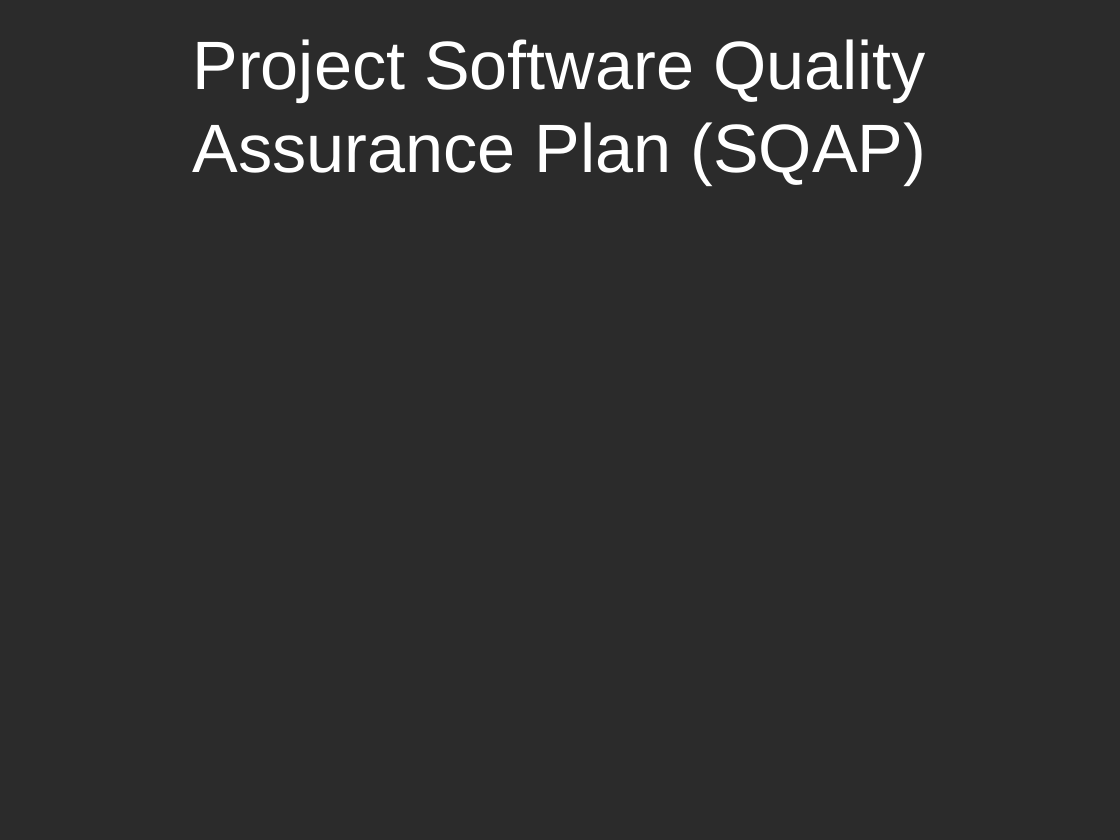
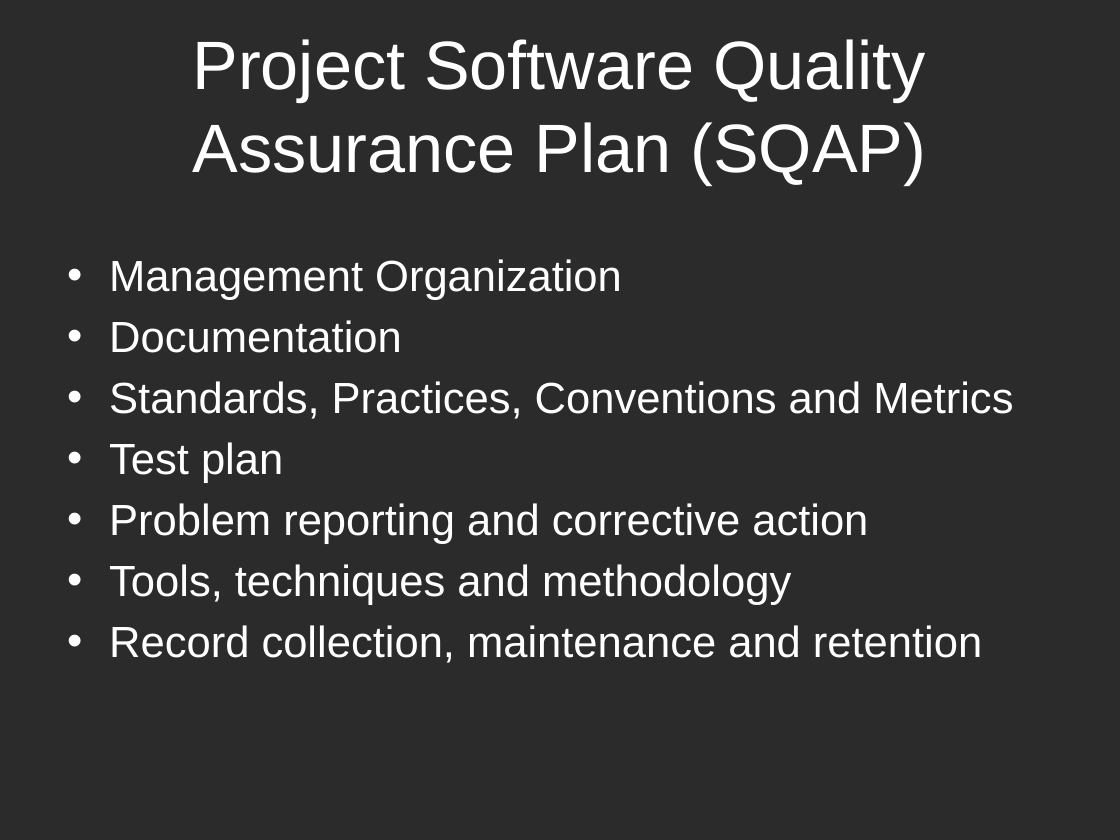
Before and after one commit to k0emt/macts, a slide deck: slide 11 of portfolio/PresentationInception.pptx (slide 15 before the commit). Drawn at 1120x840 pixels with LibreOffice and Linux fonts; fonts in the diff are those of the drawing; background and template pictures are left out; a plain dark background stands for a picture behind light text. Boxes give left, top, right and bottom in pixels: in the first picture for what was removed or moved away, otherwise in the second. Text is boxed around its words. In the diff, an @@ line names an element or a change of style, - is before the commit and + after.

```diff
--- a/portfolio/PresentationInception.pptx
+++ b/portfolio/PresentationInception.pptx
@@ text added at box(109, 259, 1013, 663), 28 pt, text #FFFFFF @@
+• Management Organization
+• Documentation
+• Standards, Practices, Conventions and Metrics
+• Test plan
+• Problem reporting and corrective action
+• Tools, techniques and methodology
+• Record collection, maintenance and retention
```
Also in this commit, not shown: 15 other slides changed, 4 slides added, 8 slides removed, 4 other files.
